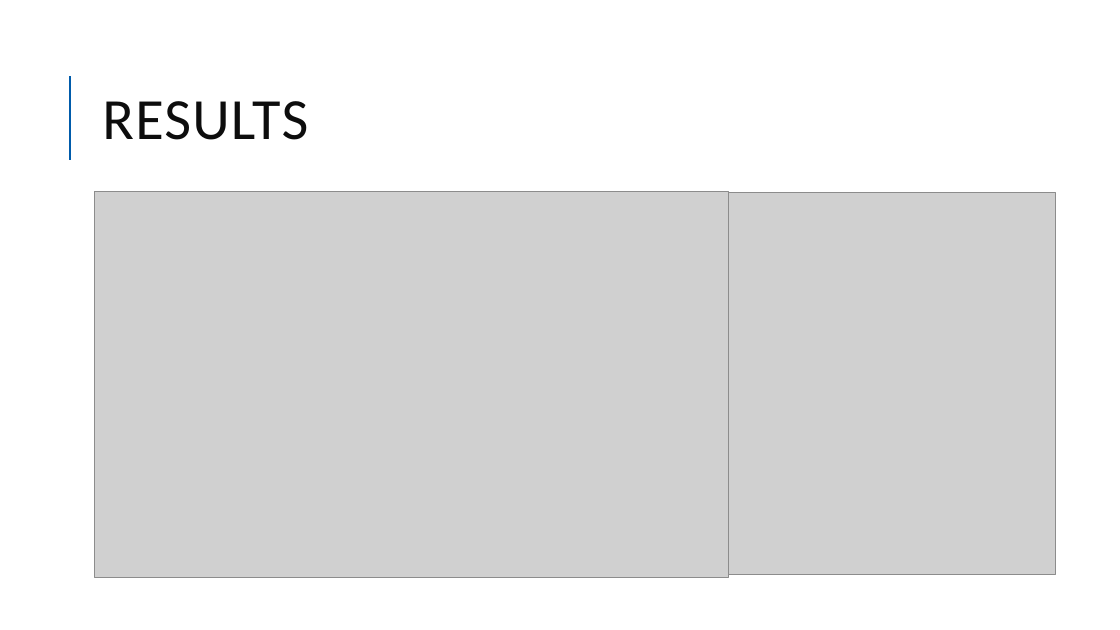
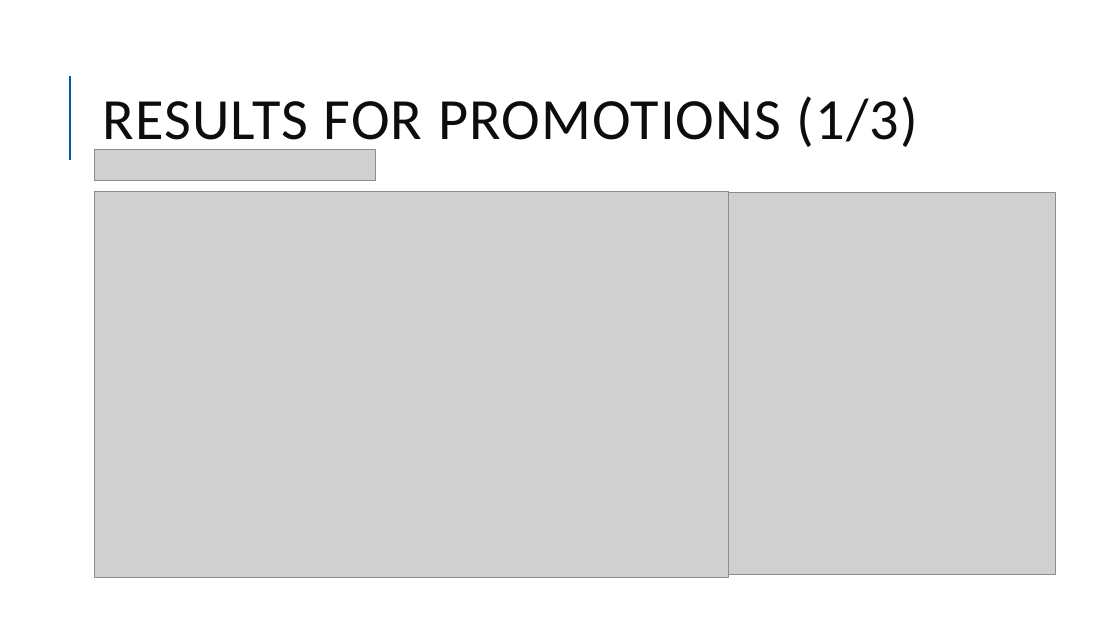
Before and after one commit to Camillelib/Web_Scrapping_project, a slide deck: slide 7 of Output/Project week 3.pptx (slide 6 before the commit). Drawn at 1120x630 pixels with LibreOffice and Linux fonts; fonts in the diff are those of the drawing; grey boxes stand for pictures. Boxes give left, top, right and bottom in pixels: in the first picture for what was removed or moved away, otherwise in the second. Text is boxed around its words. In the diff, an @@ line names an element or a change of style, - is before the commit and + after.

```diff
--- a/Output/Project week 3.pptx
+++ b/Output/Project week 3.pptx
@@ title at (102, 96, 919, 153): text changed @@
-RESULTS
+RESULTS FOR PROMOTIONS (1/3)
@@ picture added at (94, 150, 376, 181) @@
```
Also in this commit, not shown: 4 other slides changed, 4 slides added, 1 slide removed, 15 other files.
